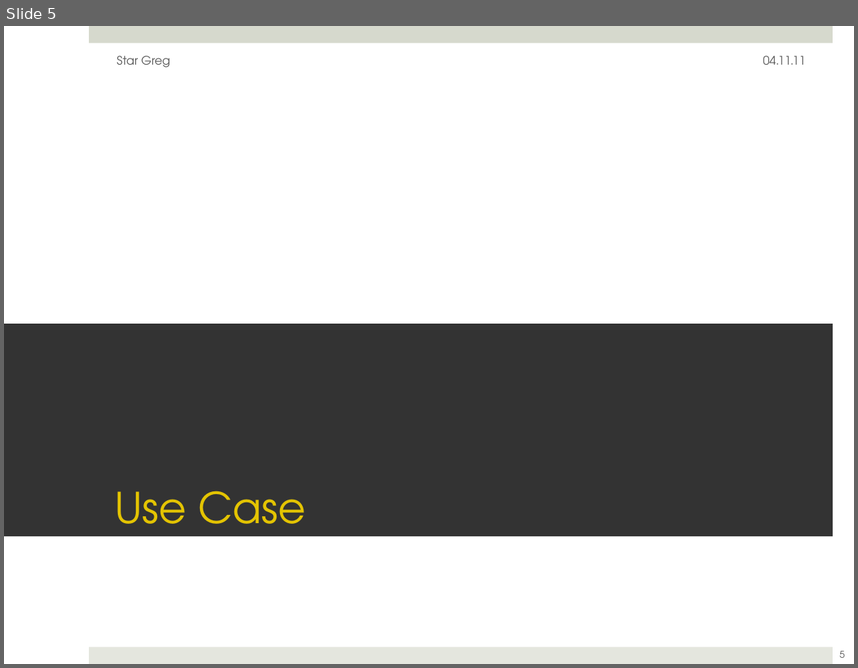
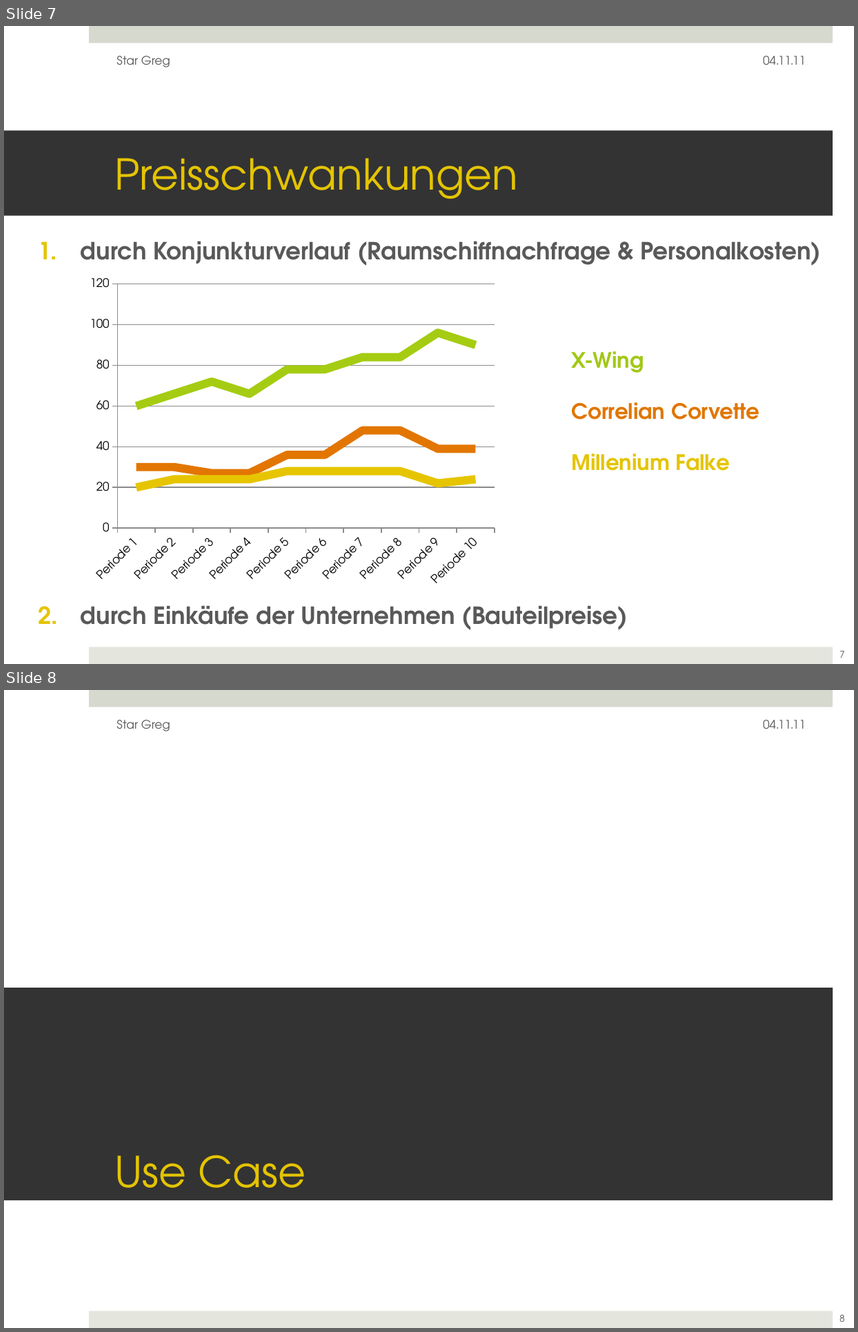
Before and after one commit to ftes/stargreg, a slide deck: 70 Praesentation/20 StarGreg Jan.pptx. Shown one above the other, each under a label of ours: slide 5 before the commit, slides 7 and 8 after it. The pictures are 858x668 and 858x1332 pixels, drawn with LibreOffice and Linux fonts; fonts in the diff are those of the drawing. Boxes give left, top, right and bottom in pixels: in the first picture for what was removed or moved away, otherwise in the second. Text is boxed around its words. In the diff, an @@ line names an element or a change of style, - is before the commit and + after.

```diff
--- a/70 Praesentation/20 StarGreg Jan.pptx
+++ b/70 Praesentation/20 StarGreg Jan.pptx
@@ slide 7 added at bbox=[4, 26, 854, 664], background #FFFFFF; not listed: 2 template elements that a slide beside it also shows @@
@@ text added at bbox=[116, 56, 170, 67], 10 pt, text #595959 @@
+Star Greg
@@ text added at bbox=[763, 56, 806, 65], 10 pt, text #595959 @@
+04.11.11
@@ title added at bbox=[4, 131, 833, 216], fill #333333, 36 pt, text #E4C402 @@
+Preisschwankungen
@@ text added at bbox=[81, 241, 821, 630], 20 pt, text #595959, bold @@
+1. durch Konjunkturverlauf (Raumschiffnachfrage & Personalkosten)
+2. durch Einkäufe der Unternehmen (Bauteilpreise)
@@ line chart added at bbox=[82, 243, 673, 664] @@
+categories: Periode 1, Periode 2, Periode 3, Periode 4, Periode 5, Periode 6, Periode 7, Periode 8, Periode 9, Periode 10
+Series 1: 60, 66, 72, 66, 78, 78, 84, 84, 96, 90
+Series 2: 30, 30, 27, 27, 36, 36, 48, 48, 39, 39
+Series 3: 20, 24, 24, 24, 28, 28, 28, 28, 22, 24
+Series 4: -, -, -, -, -, -, -, -, -, -
+Series 5: -, -, -, -, -, -, -, -, -, -
+Series 6: -, -, -, -, -, -, -, -, -, -
@@ text added at bbox=[571, 351, 760, 470], 18 pt, text #E07602, bold @@
+X-Wing
+Correlian Corvette
+Millenium Falke
@@ page number added at bbox=[840, 650, 845, 657], 8 pt, text #595959 @@
+7
@@ what was slide 5 is now slide 8 @@
@@ page number at bbox=[840, 1314, 845, 1321]: text changed @@
-5
+8
```
Also in this commit, not shown: 2 slides changed, 2 other slides added.
